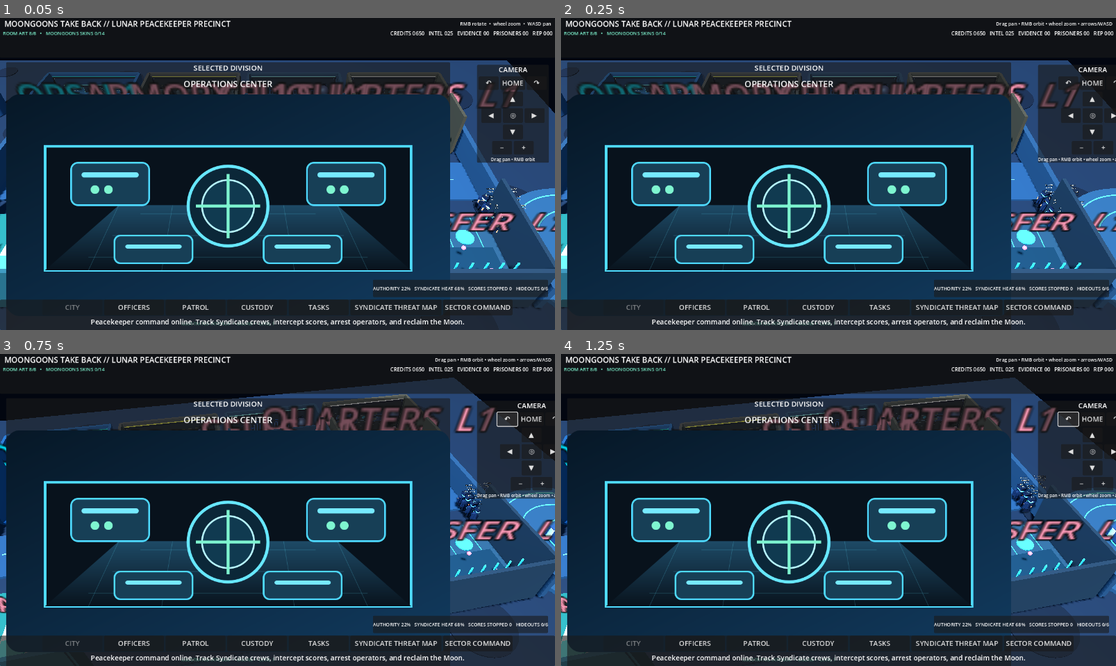
Above: before the commit, frames 1-4 (two rows, left to right).
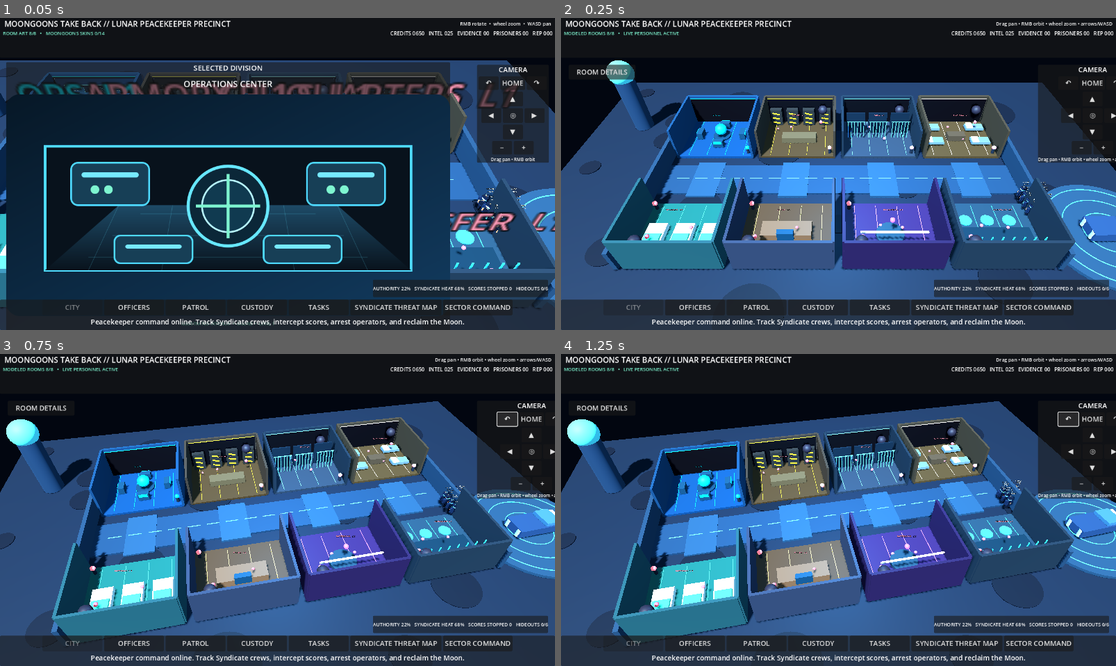
Above: after the commit, the same moments.

Repository: POTD725/MoonGoons-Take-Back
Game: Godot game, scene res://scenes/LivingPrecinct.tscn
The game is run twice, just before and just after one commit, with the same random seed, the same clock (stepped at 60 frames per second) and the same inputs.
Inputs:
- Up to frame 1 (0.05 s): no input
- Up to frame 2 (0.25 s): no input
- Up to frame 3 (0.75 s): click "↶" at 0.5 s
- Up to frame 4 (1.25 s): no input

Frame 1 is identical in both runs. In frame 2, 66% of the frame differs, in the area x 0-100%, y 4-100%; in frame 3, 65%; in frame 4, 65%.

Commit message:
Attach unobstructed precinct view cleanup

Diff:
--- a/scenes/LivingPrecinct.tscn
+++ b/scenes/LivingPrecinct.tscn
@@ -1,9 +1,10 @@
-[gd_scene load_steps=5 format=3]
+[gd_scene load_steps=6 format=3]
 
 [ext_resource type="Script" path="res://scripts/living_precinct.gd" id="1_living"]
 [ext_resource type="Script" path="res://scripts/living_precinct_ui_polish.gd" id="2_polish"]
 [ext_resource type="Script" path="res://scripts/living_precinct_input_bridge.gd" id="3_input"]
 [ext_resource type="Script" path="res://scripts/peacekeeper_campaign_mode.gd" id="4_campaign"]
+[ext_resource type="Script" path="res://scripts/living_precinct_view_cleanup.gd" id="5_cleanup"]
 
 [node name="LivingMoonGoonsPrecinct" type="Node3D"]
 script = ExtResource("1_living")
@@ -16,3 +17,6 @@
 
 [node name="PeacekeeperCampaignMode" type="Node" parent="."]
 script = ExtResource("4_campaign")
+
+[node name="UnobstructedViewCleanup" type="Node" parent="."]
+script = ExtResource("5_cleanup")
